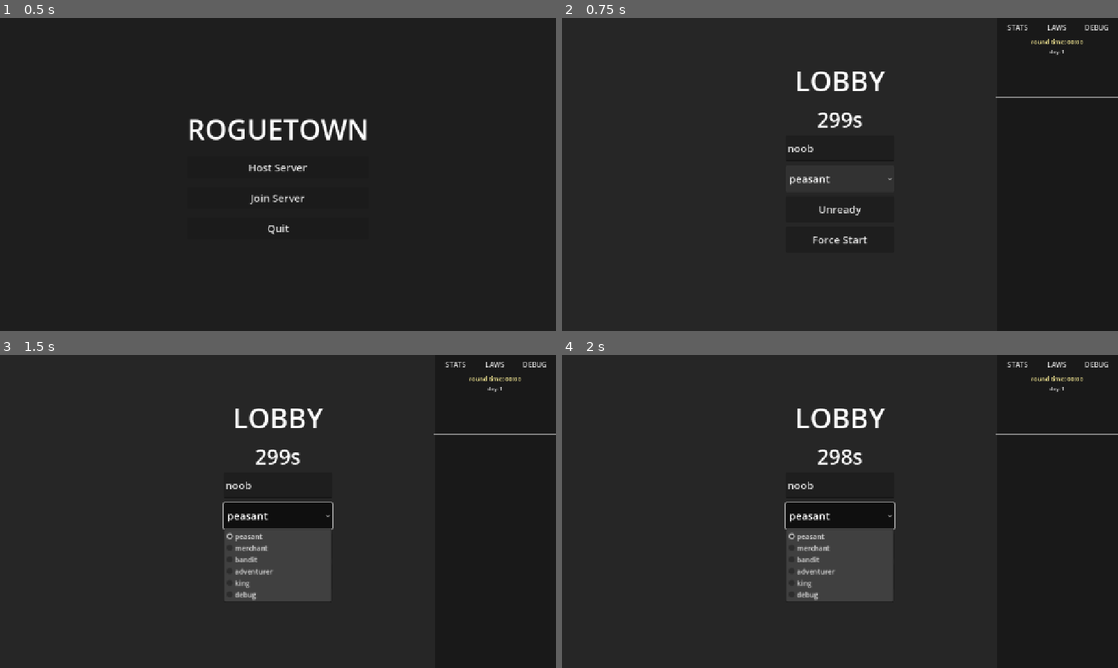
Above: before the commit, frames 1-4 (two rows, left to right).
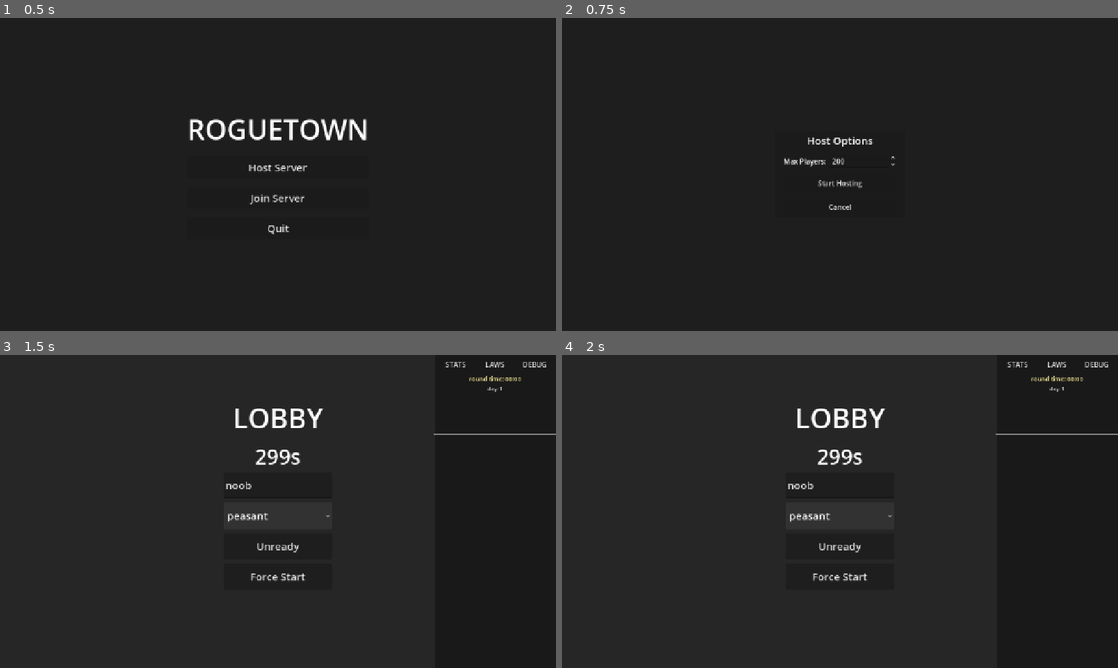
Above: after the commit, the same moments.

Repository: zakanater19/godot-roguetown
Game: Godot game, scene res://main_menu.tscn
Two runs of this game, one before a commit and one after it. Both use one fixed random seed, a clock stepped at 60 frames per second and the inputs below.
Inputs (mouse positions are in pixels of both pictures, inside the frame that each line leads up to):
- Up to frame 1 (0.5 s): no input
- Up to frame 2 (0.75 s): click "Host Server" at 0.5 s
- Up to frame 3 (1.5 s): click (278, 520) at 1.25 s, where only the run after the commit has a clickable "Start Hosting"
- Up to frame 4 (2 s): no input

Frame 1 is identical in both runs. In frame 2, 1.9% of the frame differs, in the area x 40-100%, y 2-73%; in frame 3, 5.7%; in frame 4, 5.8%, in the area x 40-60%, y 30-79%.

Commit message:
more server logic

Diff:
--- a/Host.gd
+++ b/Host.gd
@@ -3,7 +3,7 @@
 extends Node
 
 const PORT:        int = 9904
-const MAX_CLIENTS: int = 200
+var max_clients: int = 200
 
 # peer_id (int) → player Node2D
 var peers: Dictionary = {}
@@ -23,20 +23,21 @@
 var _next_session_id: float = 2.0
 
 # IPs that are treated as local connections and are never IP-blocked.
-const LOCAL_IPS: Array = ["127.0.0.1", "::1", "localhost", ""]
+const LOCAL_IPS: Array =["127.0.0.1", "::1", "localhost", ""]
 
 func _ready() -> void:
 	# ── Peer lifecycle ───────────────────────────────────────────────────────
 	multiplayer.peer_connected.connect(_on_peer_connected)
 	multiplayer.peer_disconnected.connect(_on_peer_disconnected)
 
-func start_host() -> void:
+func start_host(custom_max_clients: int = 200) -> void:
+	max_clients = custom_max_clients
 	var enet := ENetMultiplayerPeer.new()
-	var err: int = enet.create_server(PORT, MAX_CLIENTS)
+	var err: int = enet.create_server(PORT, max_clients)
 
 	if err == OK:
 		multiplayer.multiplayer_peer = enet
-		print("Host: server listening on port %d" % PORT)
+		print("Host: server listening on port %d with max players %d" % [PORT, max_clients])
 		# The host/server is always session ID 1.
 		session_ids[1] = 1.0
 		ServerBrowser.start_broadcasting()
@@ -134,7 +135,7 @@
 		var session: Dictionary = _ip_sessions[ip]
 		if session["active_peer_id"] != -1:
 			# A client from this public IP is already connected — refuse.
-			print("Host: refusing peer %d — IP %s already has an active session (session %.0f)" % [peer_id, ip, session["session_id"]])
+			print("Host: refusing peer %d — IP %s already has an active session (session %.0f)" %[peer_id, ip, session["session_id"]])
 			var enet := multiplayer.multiplayer_peer as ENetMultiplayerPeer
 			if enet != null:
 				var ep := enet.get_peer(peer_id)
@@ -195,7 +196,7 @@
 	player.character_class = p_class
 
 	# SPAWNER LOGIC (Priority Arrays)
-	var preferred_spawns: Array[String] = []
+	var preferred_spawns: Array[String] =[]
 
 	if is_latejoin:
 		if p_class in["swordsman", "miner", "adventurer"]:
--- a/main_menu.gd
+++ b/main_menu.gd
@@ -2,19 +2,30 @@
 extends Control
 
 @onready var main_buttons = $MainButtons
+@onready var host_options = $HostOptionsPanel
+@onready var max_players_spinbox = $HostOptionsPanel/VBoxContainer/HBoxContainer/MaxPlayersSpinBox
 @onready var server_list = $ServerListPanel
 @onready var server_container = $ServerListPanel/VBoxContainer/ScrollContainer/ServerContainer
 
-var _known_servers: Array = []
+var _known_servers: Array =[]
 
 func _ready() -> void:
 	Sidebar.set_visible(false)
 	ServerBrowser.server_found.connect(_on_server_found)
 
 func _on_host_pressed() -> void:
-	Host.start_host()
+	main_buttons.visible = false
+	host_options.visible = true
+
+func _on_start_hosting_pressed() -> void:
+	var max_p = int(max_players_spinbox.value)
+	Host.start_host(max_p)
 	Lobby.init_server_lobby()
 	_transition_to_game()
+
+func _on_cancel_host_pressed() -> void:
+	host_options.visible = false
+	main_buttons.visible = true
 
 func _on_join_pressed() -> void:
 	# Clear previous list on new join attempt
@@ -26,7 +37,7 @@
 	server_list.visible = true
 	ServerBrowser.start_listening()
 
-func _on_server_found(ip: String, port: int) -> void:
+func _on_server_found(ip: String, port: int, current_players: int = 1, max_players: int = 200) -> void:
 	var server_id = ip + ":" + str(port)
 
 	# Check our tracking list instead of the UI tree
@@ -37,7 +48,7 @@
 
 	var btn := Button.new()
 	btn.name = server_id
-	btn.text = "Server at " + ip + ":" + str(port)
+	btn.text = "Server at " + ip + ":" + str(port) + " - " + str(current_players) + "/" + str(max_players)
 	btn.custom_minimum_size.y = 40
 	btn.pressed.connect(func(): _join_game(ip, port))
 	server_container.add_child(btn)
@@ -50,6 +61,7 @@
 func _on_back_pressed() -> void:
 	ServerBrowser.stop_listening()
 	_known_servers.clear() # Reset list
+	host_options.visible = false
 	main_buttons.visible = true
 	server_list.visible = false
 
--- a/main_menu.tscn
+++ b/main_menu.tscn
@@ -59,6 +59,65 @@
 theme_override_font_sizes/font_size = 24
 text = "Quit"
 
+[node name="HostOptionsPanel" type="Panel" parent="."]
+visible = false
+layout_mode = 1
+anchors_preset = 8
+anchor_left = 0.5
+anchor_top = 0.5
+anchor_right = 0.5
+anchor_bottom = 0.5
+offset_left = -150.0
+offset_top = -100.0
+offset_right = 150.0
+offset_bottom = 100.0
+grow_horizontal = 2
+grow_vertical = 2
+
+[node name="VBoxContainer" type="VBoxContainer" parent="HostOptionsPanel"]
+layout_mode = 1
+anchors_preset = 15
+anchor_right = 1.0
+anchor_bottom = 1.0
+offset_left = 20.0
+offset_top = 20.0
+offset_right = -20.0
+offset_bottom = -20.0
+grow_horizontal = 2
+grow_vertical = 2
+theme_override_constants/separation = 15
+
+[node name="Label" type="Label" parent="HostOptionsPanel/VBoxContainer"]
+layout_mode = 2
+theme_override_font_sizes/font_size = 24
+text = "Host Options"
+horizontal_alignment = 1
+
+[node name="HBoxContainer" type="HBoxContainer" parent="HostOptionsPanel/VBoxContainer"]
+layout_mode = 2
+theme_override_constants/separation = 10
+
+[node name="MaxPlayersLabel" type="Label" parent="HostOptionsPanel/VBoxContainer/HBoxContainer"]
+layout_mode = 2
+text = "Max Players:"
+
+[node name="MaxPlayersSpinBox" type="SpinBox" parent="HostOptionsPanel/VBoxContainer/HBoxContainer"]
+layout_mode = 2
+size_flags_horizontal = 3
+min_value = 2.0
+max_value = 9999.0
+value = 200.0
+
+[node name="StartHostingButton" type="Button" parent="HostOptionsPanel/VBoxContainer"]
+custom_minimum_size = Vector2(0, 40)
+layout_mode = 2
+text = "Start Hosting"
+
+[node name="CancelHostButton" type="Button" parent="HostOptionsPanel/VBoxContainer"]
+custom_minimum_size = Vector2(0, 40)
+layout_mode = 2
+text = "Cancel"
+
 [node name="ServerListPanel" type="Panel" parent="."]
 visible = false
 layout_mode = 1
@@ -109,4 +168,6 @@
 [connection signal="pressed" from="MainButtons/HostButton" to="." method="_on_host_pressed"]
 [connection signal="pressed" from="MainButtons/JoinButton" to="." method="_on_join_pressed"]
 [connection signal="pressed" from="MainButtons/QuitButton" to="." method="_on_quit_pressed"]
+[connection signal="pressed" from="HostOptionsPanel/VBoxContainer/StartHostingButton" to="." method="_on_start_hosting_pressed"]
+[connection signal="pressed" from="HostOptionsPanel/VBoxContainer/CancelHostButton" to="." method="_on_cancel_host_pressed"]
 [connection signal="pressed" from="ServerListPanel/VBoxContainer/BackButton" to="." method="_on_back_pressed"]
--- a/serverbrowser.gd
+++ b/serverbrowser.gd
@@ -1,7 +1,7 @@
 # res://serverbrowser.gd
 extends Node
 
-signal server_found(ip: String, port: int)
+signal server_found(ip: String, port: int, current_players: int, max_players: int)
 
 const DISCOVERY_PORT: int = 9905
 const BROADCAST_INTERVAL: float = 1.0
@@ -38,12 +38,27 @@
 		_broadcast_timer += delta
 		if _broadcast_timer >= BROADCAST_INTERVAL:
 			_broadcast_timer = 0.0
-			_broadcaster.put_packet("ROGUETOWN_SERVER:9904".to_utf8_buffer())
+
+			var current_players = 1 # host is always 1
+			if multiplayer.multiplayer_peer != null:
+				current_players += multiplayer.get_peers().size()
+
+			var packet_str = "ROGUETOWN_SERVER:9904:" + str(current_players) + ":" + str(Host.max_clients)
+			_broadcaster.put_packet(packet_str.to_utf8_buffer())
 
 	# LISTENER LOGIC
 	if _listener and _listener.get_available_packet_count() > 0:
 		var packet = _listener.get_packet()
 		var msg = packet.get_string_from_utf8()
 		if msg.begins_with("ROGUETOWN_SERVER"):
-			var port = int(msg.split(":")[1])
-			server_found.emit("127.0.0.1", port)
+			var parts = msg.split(":")
+			var port = int(parts[1])
+
+			var current_players = 1
+			var max_players = 200
+
+			if parts.size() >= 4:
+				current_players = int(parts[2])
+				max_players = int(parts[3])
+
+			server_found.emit("127.0.0.1", port, current_players, max_players)
